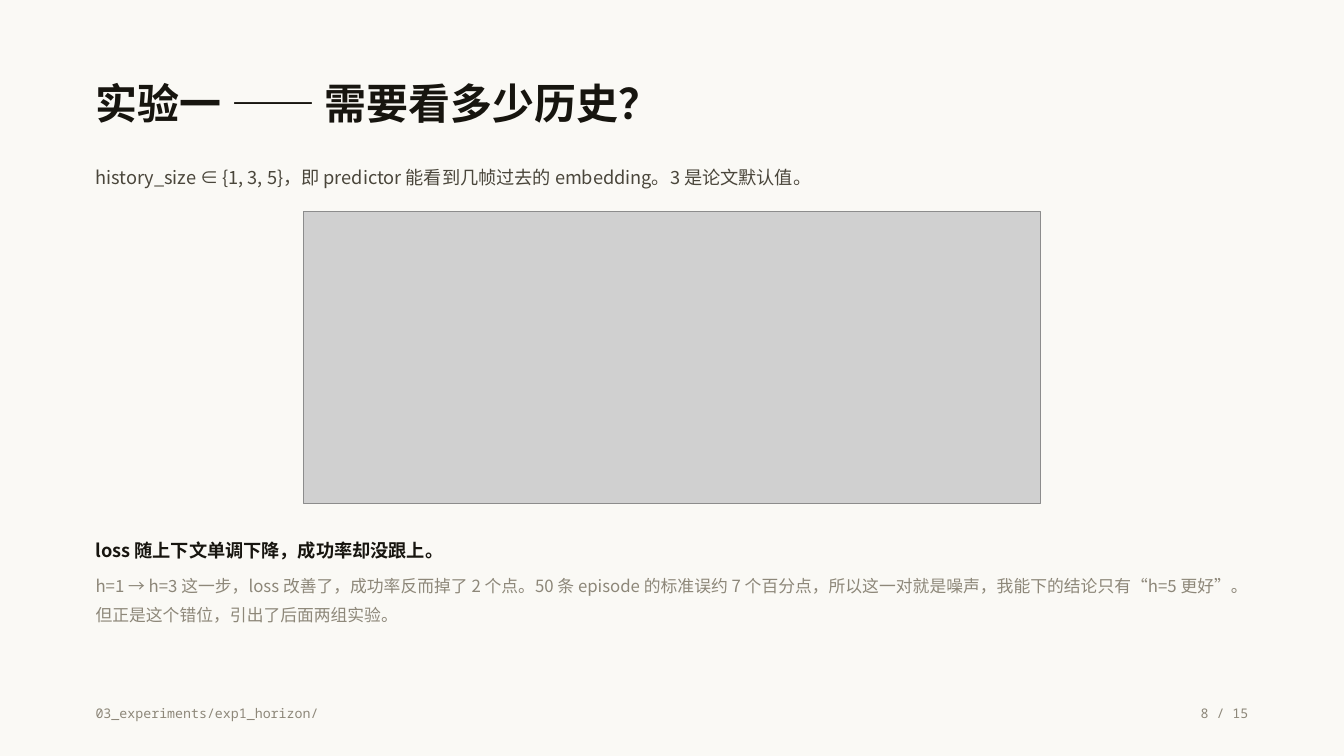
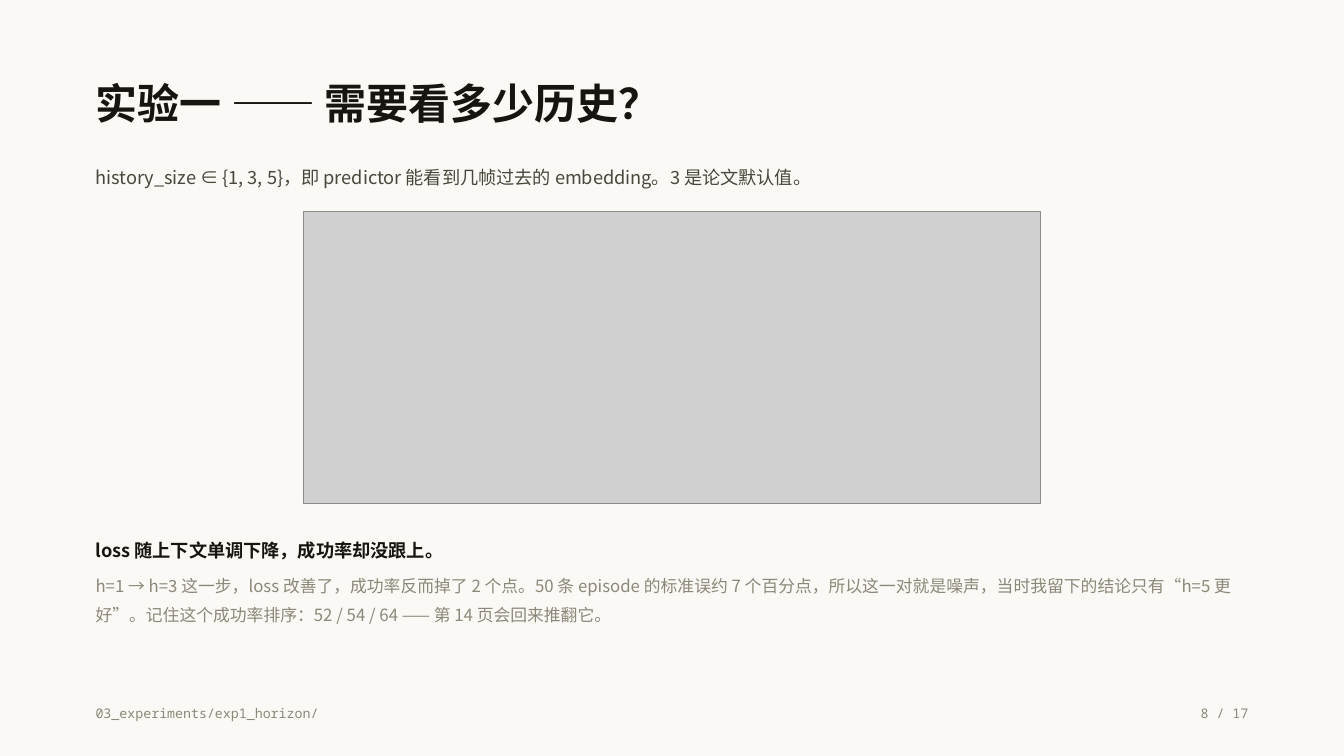
Before and after one commit to ZephyrFinn/world-models-study, a slide deck: slide 8 of slides/世界模型的两条路线.pptx. Drawn at 1344x756 pixels with LibreOffice and Linux fonts; fonts in the diff are those of the drawing; grey boxes stand for pictures. Boxes give left, top, right and bottom in pixels: in the first picture for what was removed or moved away, otherwise in the second. Text is boxed around its words. In the diff, an @@ line names an element or a change of style, - is before the commit and + after.

```diff
--- a/slides/世界模型的两条路线.pptx
+++ b/slides/世界模型的两条路线.pptx
@@ text at [96, 578, 1231, 623]: text changed @@
-h=1 → h=3 这一步，loss 改善了，成功率反而掉了 2 个点。50 条 episode 的标准误约 7 个百分点，所以这一对就是噪声，我能下的结论只有“h=5 更好”。但正是这个错位，引出了后面两组实验。
+h=1 → h=3 这一步，loss 改善了，成功率反而掉了 2 个点。50 条 episode 的标准误约 7 个百分点，所以这一对就是噪声，当时我留下的结论只有“h=5 更好”。记住这个成功率排序：52 / 54 / 64 —— 第 14 页会回来推翻它。
@@ text at [1201, 708, 1248, 718]: text changed @@
-8 / 15
+8 / 17
```
Also in this commit, not shown: 13 other slides changed, 3 slides added, 1 slide removed, 4 other files.
